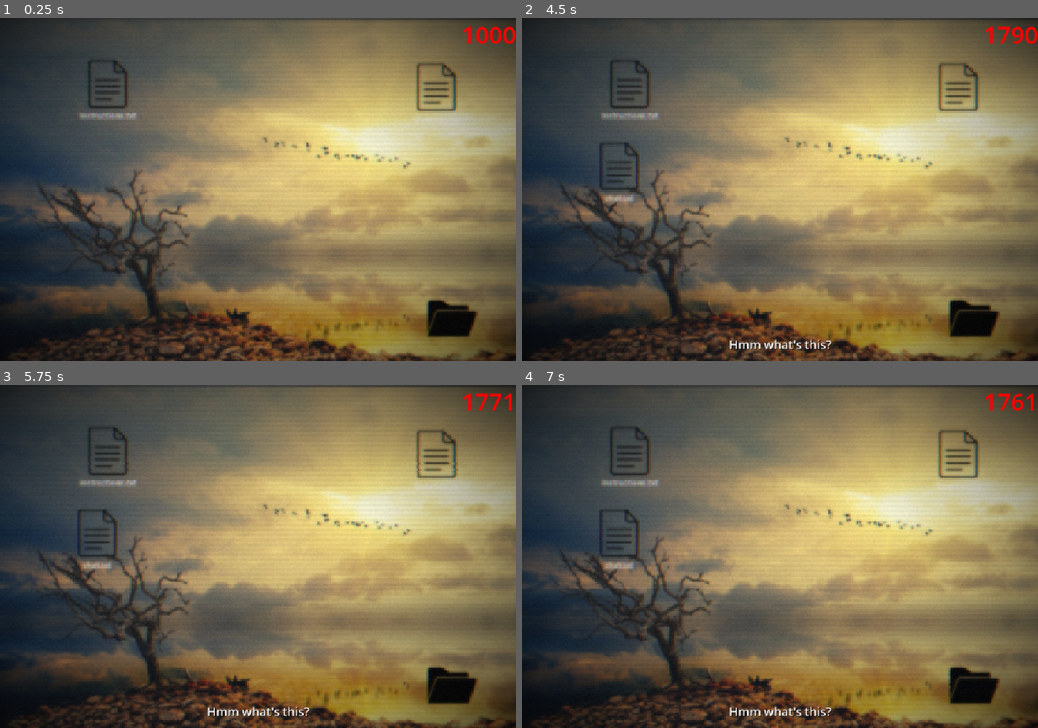
Above: before the commit, frames 1-4 (two rows, left to right).
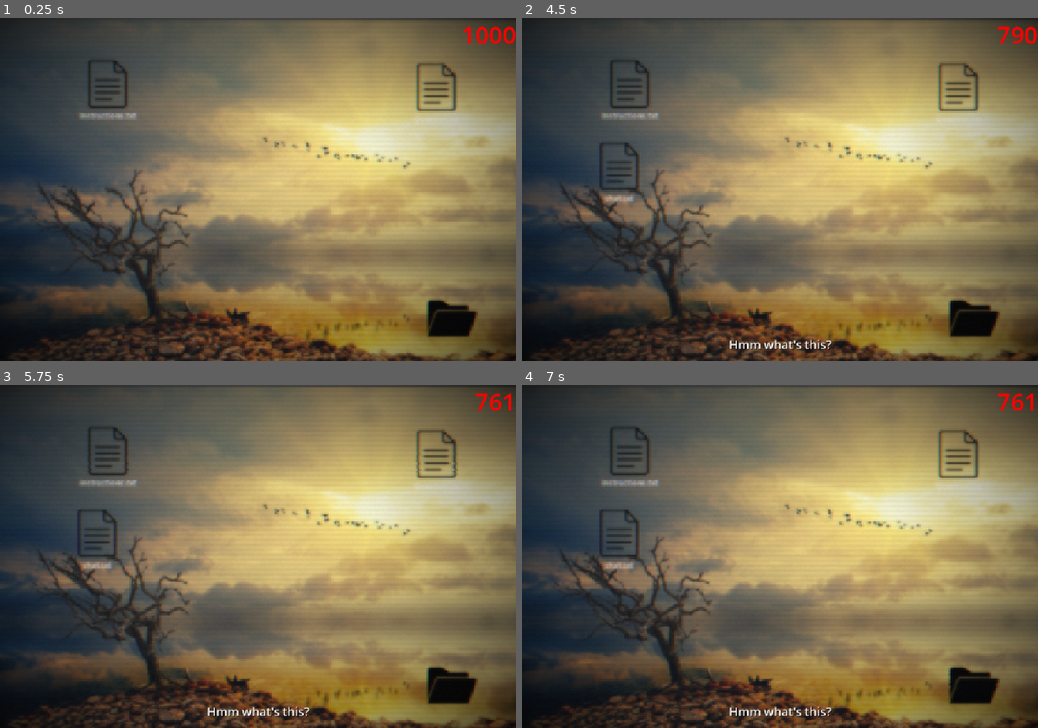
Above: after the commit, the same moments.

Repository: SengulC/pdoom
Game: Godot game, scene res://scenes/level.tscn
The game is run twice, just before and just after one commit, with the same random seed, the same clock (stepped at 60 frames per second) and the same inputs.
Inputs:
- Up to frame 1 (0.25 s): no input
- Up to frame 2 (4.5 s): click "Instructions.txt" at 0.5 s; click "Question.txt" at 1.25 s; click "Instructions.txt" at 2 s; click "chat.txt" at 2.75 s; click "chat.txt" at 3.5 s; click "Question.txt" at 4.25 s
- Up to frame 3 (5.75 s): click "chat.txt" at 5 s
- Up to frame 4 (7 s): click "Instructions.txt" at 5.75 s; click "Question.txt" at 6.5 s

The runs differ from the first frame. In frame 2, 0.1% of the frame differs, in the area x 89-100%, y 2-8%; in frame 3, 0.2%; in frame 4, less than 0.1%.

Commit message:
GAMEPLAY LOOP MOVED TO GLOBALZ + SHADER FADE IN/OUT ON RESET

Diff:
--- a/pdoom-game/project.godot
+++ b/pdoom-game/project.godot
@@ -36,6 +36,8 @@
 userChoiceBtns=""
 budgetLabel=""
 folderPopup=""
+file=""
+overlay=""
 
 [input]
 
--- a/pdoom-game/scenes/file.tscn
+++ b/pdoom-game/scenes/file.tscn
@@ -6,7 +6,7 @@
 [sub_resource type="RectangleShape2D" id="RectangleShape2D_w2pfo"]
 size = Vector2(420, 293.28888)
 
-[node name="File" type="TextureButton" unique_id=963720069]
+[node name="File" type="TextureButton" unique_id=963720069 groups=["file"]]
 custom_minimum_size = Vector2(100, 100)
 custom_maximum_size = Vector2(100, 100)
 offset_right = 75.0
--- a/pdoom-game/scenes/overlay.tscn
+++ b/pdoom-game/scenes/overlay.tscn
@@ -5,6 +5,7 @@
 
 [sub_resource type="ShaderMaterial" id="ShaderMaterial_14nai"]
 shader = ExtResource("2_r2eog")
+shader_parameter/darkness = 0.0
 shader_parameter/pixel_size = 1.6230000295925
 shader_parameter/lod_blur = 0.7
 shader_parameter/chroma_offset_px = 0.8
@@ -13,11 +14,11 @@
 shader_parameter/shadow_lift = 0.06
 shader_parameter/scanline_strength = 0.04
 shader_parameter/vignette_strength = 0.3610000171475
-shader_parameter/noise_strength = 0.0490000023275
+shader_parameter/noise_strength = 0.025
 shader_parameter/noise_speed = 18.0
 shader_parameter/base_jitter_px = 0.08
 shader_parameter/base_jitter_speed = 12.0
-shader_parameter/glitchiness = 0.426000020235
+shader_parameter/glitchiness = 0.18
 shader_parameter/glitch_rate = 6.0
 shader_parameter/glitch_shift_px = 1.8
 shader_parameter/glitch_window_min = 0.03
@@ -29,7 +30,7 @@
 shader_parameter/blue_band_glitch = 0.25
 shader_parameter/blue_band_distort_px = 1.2
 
-[node name="Overlay" type="ColorRect" unique_id=1085164052]
+[node name="Overlay" type="ColorRect" unique_id=1085164052 groups=["overlay"]]
 z_index = 100
 material = SubResource("ShaderMaterial_14nai")
 anchors_preset = 15
--- a/pdoom-game/scripts/globalz.gd
+++ b/pdoom-game/scripts/globalz.gd
@@ -36,6 +36,13 @@
 		if filesInFolder[i].fileRef == ref:
 			filesInFolder[i].free()
 			filesInFolder.remove_at(i)
+
+func close_chat_file_popup():
+	# for all popups
+	var openPopups := get_tree().get_nodes_in_group("filePopup")
+	for popup in openPopups:
+		if popup.fileRef == "chat.txt":
+			popup.queue_free()
 
 func open_file_popup(file: File):
 	var fileRef = file.fileRef
@@ -115,3 +122,112 @@
 	for ref in shown:
 		if not wanted.has(ref):
 			shown[ref].queue_free()
+
+# LEVEL/GAME MANAGEMENT------------------------------
+const SECS_PER_CHAR := 0.05
+const MIN_DELAY := 0.5
+const START_DELAY := 2.5
+var chatFile: File
+var chatContent: FileContent
+var overlay: ColorRect
+func _ready() -> void:
+	chatFile = get_tree().get_first_node_in_group("chatFile")
+	overlay = get_tree().get_first_node_in_group("overlay")
+	chatContent = chatFile.fileContent  # survives file/popup nodes being freed..
+
+func _get_cur_time() -> String:
+	return "%s:%s:%s" %[Time.get_time_dict_from_system().hour, Time.get_time_dict_from_system().minute, Time.get_time_dict_from_system().second];
+
+func begin_phase() -> void:
+	for idx in Phases.phase01.size():
+		var dict: Dictionary = Phases.phase01[idx]
+		for speaker in dict:
+			var line = dict[speaker]
+
+			# make budget red. calc for current line
+			var budgetReduction = Phases.phase01_budget_decr[idx]
+			Globalz.currBudget += budgetReduction
+
+			## RESET, terminate current chat, call reset on files NOT in folder
+			if speaker == "RESET":
+				system_reset()
+				continue
+
+			## user choice presented, must wait until they make their choice!
+			if speaker == "userChoice":
+				var choice := -1
+				while choice == -1:
+					while not Globalz.is_choice_ui_ready():
+						await Globalz.popup_opened
+
+					for i in Globalz.userChoiceBtns.size():
+						Globalz.userChoiceBtns[i].visible = true
+						Globalz.userChoiceBtns[i].text = line[i]
+
+					choice = await Globalz.choice_resolved
+
+				for btn in Globalz.userChoiceBtns:
+					if is_instance_valid(btn):
+						btn.visible = false
+				continue
+
+			## user narration, must edit inner dialog textbox and keep continue
+			if speaker == "me":
+				print("speaker is me! innerrr")
+				Globalz.inner_dialog.emit(line)
+				continue
+
+			## regular chat prog.
+			chatContent.append("%s: %s - %s\n" % [_get_cur_time(), line, speaker])
+			await get_tree().create_timer(maxf(MIN_DELAY, line.length() * SECS_PER_CHAR)).timeout
+
+			# send signal out for actually changing budget after text has been sent/received
+			Globalz.budget_reduced.emit(Globalz.currBudget)
+			print("sent out signal")
+
+const RESTART_DELAY = 5.0
+func system_reset():
+	#overlay.
+	# IF CHAT NOT INFOLDER: SET FILE AND POPUP INVISIBLE AND CLEAR CONTENT, THEN ON SOME TIMER RE-ACTIVATE
+	if not chatFile.inFolder:
+		chatFile.visible = false
+		chatFile.fileContent.content = ""
+		close_chat_file_popup()
+
+	# REMOVE OTHER FILES IN DESKTOP
+	var activeFiles := get_tree().get_nodes_in_group("file")
+	for file:File in activeFiles:
+		if file.fileRef != "chat.txt" and !file.inFolder:
+			file.queue_free()
+
+	pulse_params([5.0, 1.0])   # glitch_rate -> 5, glitch_intensity -> 1, then back
+	fade_to_black(1.5)         # fade out
+	await get_tree().create_timer(RESTART_DELAY).timeout
+	chatFile.visible = true
+	fade_to_black(0.5, 0.0)    # fade back in
+	return
+
+# SHADER FADE IN/OUT AND PULSE
+var params := ["glitch_rate", "glitch_intensity"]
+func _get_param(p: String) -> float:
+	var v = overlay.material.get_shader_parameter(p)
+	if v == null:
+		var mat: ShaderMaterial = overlay.material
+		v = RenderingServer.shader_get_parameter_default(mat.shader.get_rid(), p)
+	return v if v != null else 0.0
+
+func pulse_params(targets: Array, up_time := 0.2, down_time := 0.4) -> void:
+	var originals := params.map(_get_param)
+	var tween := create_tween()
+	tween.tween_method(_apply.bind(originals, targets), 0.0, 1.0, up_time)
+	tween.tween_method(_apply.bind(originals, targets), 1.0, 0.0, down_time)
+
+func _apply(t: float, originals: Array, targets: Array) -> void:
+	for i in params.size():
+		overlay.material.set_shader_parameter(params[i], lerpf(originals[i], targets[i], t))
+
+func fade_to_black(duration := 1.0, to := 1.0) -> void:
+	var from := _get_param("darkness")
+	create_tween().tween_method(
+		func(v: float): overlay.material.set_shader_parameter("darkness", v),
+		from, to, duration)
--- a/pdoom-game/scripts/level_mgr.gd
+++ b/pdoom-game/scripts/level_mgr.gd
@@ -14,53 +14,4 @@
 	# wait for user/player to read instructions etc files then activate chatFile
 	await get_tree().create_timer(START_DELAY).timeout
 	chatFile.visible = true
-	begin_phase_01()
-
-func _get_cur_time() -> String:
-	return "%s:%s:%s" %[Time.get_time_dict_from_system().hour, Time.get_time_dict_from_system().minute, Time.get_time_dict_from_system().second];
-
-func begin_phase_01() -> void:
-	for idx in Phases.phase01.size():
-		var dict: Dictionary = Phases.phase01[idx]
-		for speaker in dict:
-			var line = dict[speaker]
-
-			# make budget red. calc for current line
-			var budgetReduction = Phases.phase01_budget_decr[idx]
-			Globalz.currBudget += budgetReduction
-
-			## RESET, terminate current chat, call reset on files NOT in folder
-			#if speaker == "RESET":
-				#print("must reset")
-
-			## user choice presented, must wait until they make their choice!
-			if speaker == "userChoice":
-				var choice := -1
-				while choice == -1:
-					while not Globalz.is_choice_ui_ready():
-						await Globalz.popup_opened
-
-					for i in Globalz.userChoiceBtns.size():
-						Globalz.userChoiceBtns[i].visible = true
-						Globalz.userChoiceBtns[i].text = line[i]
-
-					choice = await Globalz.choice_resolved
-
-				for btn in Globalz.userChoiceBtns:
-					if is_instance_valid(btn):
-						btn.visible = false
-				continue
-
-			## user narration, must edit inner dialog textbox and keep continue
-			if speaker == "me":
-				print("speaker is me! innerrr")
-				Globalz.inner_dialog.emit(line)
-				continue
-
-			## regular chat prog.
-			chatContent.append("%s: %s - %s\n" % [_get_cur_time(), line, speaker])
-			await get_tree().create_timer(maxf(MIN_DELAY, line.length() * SECS_PER_CHAR)).timeout
-
-			# send signal out for actually changing budget after text has been sent/received
-			Globalz.budget_reduced.emit(Globalz.currBudget)
-			print("sent out signal")
+	Globalz.begin_phase()
--- a/pdoom-game/scripts/overlay2.gdshader
+++ b/pdoom-game/scripts/overlay2.gdshader
@@ -3,6 +3,7 @@
 render_mode unshaded;
 
 uniform sampler2D screen_texture : hint_screen_texture, repeat_disable, filter_linear_mipmap;
+uniform float darkness : hint_range(0.0, 1.0) = 0.0;
 
 // overall image
 uniform float pixel_size : hint_range(1.0, 4.0) = 2.0;
@@ -132,4 +133,5 @@
 	col *= 1.0 - vig * vignette_strength;
 
 	COLOR = vec4(clamp(col, vec3(0.0), vec3(1.0)), 1.0);
+	COLOR.rgb = mix(COLOR.rgb, vec3(0.0), darkness);
 }
--- a/pdoom-game/scripts/phases.gd
+++ b/pdoom-game/scripts/phases.gd
@@ -4,11 +4,11 @@
 	{"me": "Hmm what's this?"},
 	{"chat": "Hi"},
 	{"chat": "Hey skjahkhsakj"},
-	{"RESET": ""},
 	{"a": "bruuuuuuuuuuuuuuuuuuuuh"},
 	{"b": "zaaaaaaaa"},
 	#{"minigame": "game"},
 	{"userChoice": ["yes", "no"]},
+	{"RESET": ""},
 	{"user1": "Well yes/no."},
 	{"chat": "Ah ok"},
 	{"chat": "Bye!"},
@@ -18,12 +18,12 @@
 	-100,
 	-100,
 	-10,
-	1000,
+	-10,
 	-19,
 	-10,
 	-50,
 	-10,
-	-10,
+	400, # reset
 	-50,
 	-10,
 	-10
